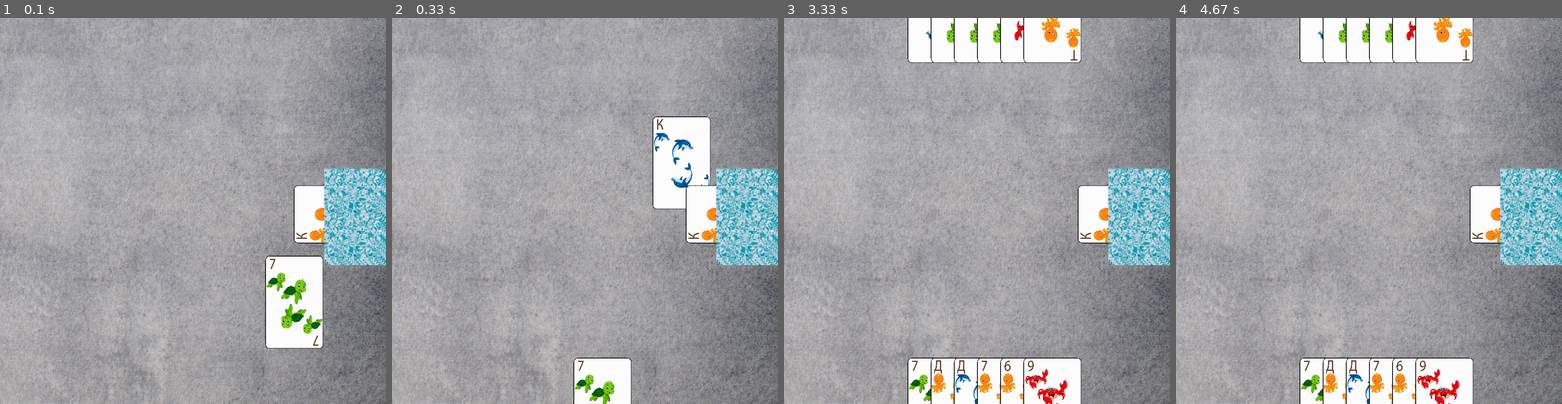
Above: before the commit, frames 1-4 (left to right).
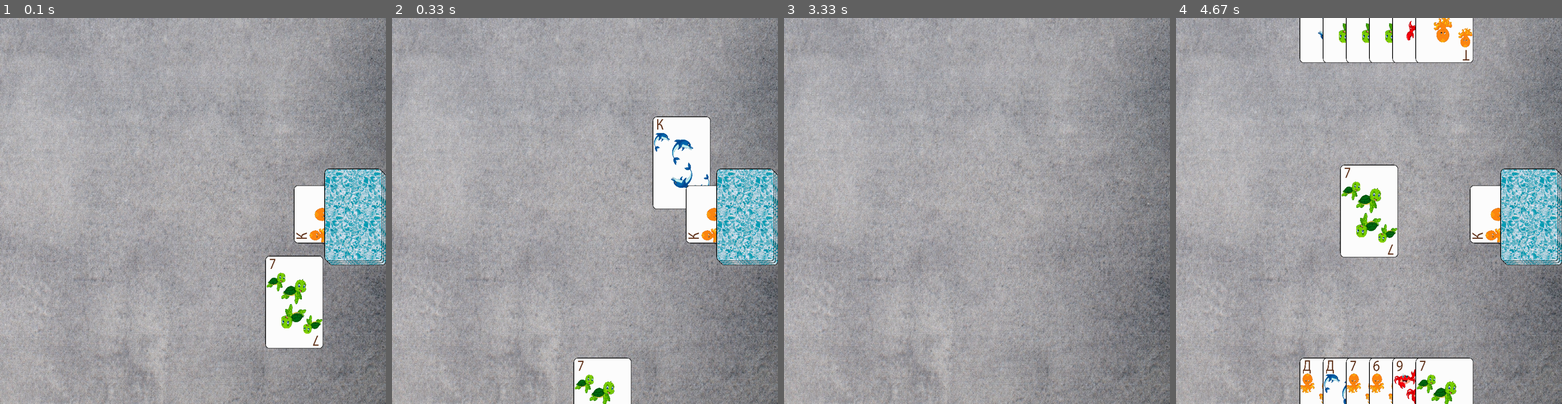
Above: after the commit, the same moments.

Repository: pyvinery/pythonProject_pygame1
Game: pygame game, started from main.py
Two runs of this game, one before a commit and one after it. Both use one fixed random seed, a clock stepped at 60 frames per second and the inputs below.
Inputs:
- Up to frame 1 (0.1 s): no input
- Up to frame 2 (0.33 s): no input
- Up to frame 3 (3.33 s): tap Space at 0.33, 3.17 s
- Up to frame 4 (4.67 s): no input

The runs differ from the first frame. In frame 1, 3.1% of the frame differs, in the area x 84-100%, y 39-64%; in frame 2, 3.1%; in frame 3, 16%, in the area x 32-100%, y 0-100%; in frame 4, 8.2%.

Commit message:
+ в середину, дублирование

Diff:
--- a/main.py
+++ b/main.py
@@ -45,10 +45,12 @@
         self.hand = []
         self.hand_pos = hand_pos
 
+
 class Bot:
     def __init__(self, hand_pos):
         self.hand = []
         self.hand_pos = hand_pos
+
 
 class Card:
     def __init__(self, name, position, hand, position_in_hand):
@@ -79,6 +81,37 @@
         return False
 
 
+def play_card(player, card_index):
+    # Проверяем, что индекс карты находится в допустимом диапазоне
+    if card_index < 0 or card_index >= len(player.hand):
+        return
+
+    # Получаем имя карты, которую игрок хочет сыграть
+    card_name = player.hand[card_index]
+
+    # Создаем объект карты
+    card = Card(card_name, player.hand_pos, player.hand, card_index)
+
+    # Задаем цель для перемещения карты на середину экрана
+    target = (SCREEN_WIDTH / 2 - CARD_WIDTH / 2, SCREEN_HEIGHT / 2 - CARD_HEIGHT / 2)
+    card.target = list(target)
+    card.position = list(player.hand_pos)  # Обновляем позицию карты
+
+    # Добавляем карту в список движущихся карт
+    moving_cards.append(card)
+
+    # Добавляем задержку перед удалением карты из руки игрока
+    pygame.time.wait(500)
+    del player.hand[card_index]
+    card.position = list(target)  # Обновляем позицию карты
+    table_cards.append(card)  # Добавляем карту на стол
+
+    # Обновляем позицию карты на столе
+    card.position = list(target)
+
+
+
+
 # Создание игроков
 player = Player((0, SCREEN_HEIGHT - CARD_HEIGHT))
 bot = Bot((0, 0))
@@ -112,6 +145,10 @@
 # Главный цикл игры
 running = True
 deal_to_player = True  # Начинаем с раздачи карт игроку
+
+# Список карт на столе
+table_cards = []
+
 while running:
     # Очистка экрана перед каждым новым кадром
     screen.fill((0, 0, 0))
@@ -152,6 +189,11 @@
     for event in pygame.event.get():
         if event.type == pygame.QUIT:
             running = False
+        elif event.type == pygame.KEYDOWN:
+            if event.key == pygame.K_SPACE and game_state == 'playing':
+                # Ход игрока
+                if len(player.hand) > 0 and len(moving_cards) == 0 and deal_to_player:
+                    play_card(player, 0)  # Пример: игрок ходит первой картой из руки
 
     # Двигаем карты и удаляем те, которые достигли цели
     for card in moving_cards:
@@ -162,10 +204,11 @@
             moving_cards.remove(card)
             if card.reached_target:
                 card.hand.append(card.name)
+        card.position = list(card.position)  # Обновляем позицию карты
 
     for card in moving_cards:
         card_image = cards[card.name]
-        screen.blit(card_image, tuple(card.position))
+        screen.blit(card_image, tuple(map(int, card.position)))
 
     # Для отображения карт в руке игрока
     hand_width = len(player.hand) * CARD_OFFSET
@@ -194,6 +237,12 @@
     for i in range(3):  # Рисуем три карты для иллюзии
         screen.blit(back_card_image, (SCREEN_WIDTH - CARD_WIDTH - i * 5, SCREEN_HEIGHT // 2.5 - i * 5))
 
+    # Отображение карт на столе
+    for card in table_cards:
+        card_image = cards[card.name]
+        card_pos = (SCREEN_WIDTH / 2 - CARD_WIDTH / 2, SCREEN_HEIGHT / 2 - CARD_HEIGHT / 2)
+        screen.blit(card_image, card_pos)
+
     pygame.display.flip()
 
 pygame.quit()
Binary file changed: cards/back.png
